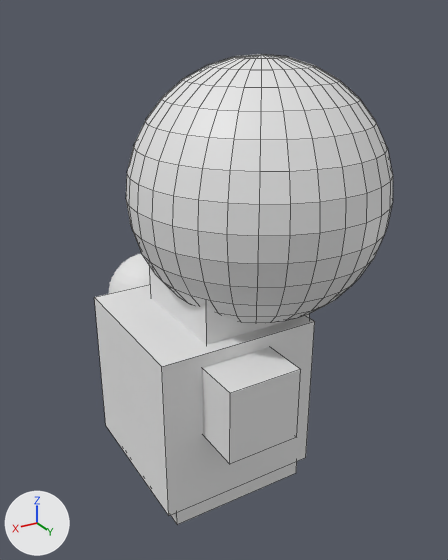
Renders of the Blender file Between The Lines/Assets/character.blend from each side of a commit.
Before and after are seen from a camera (50 mm lens) standing at (2.4, 4.39, 4.25) and looking at (-0.27, -0.06, 2.03). Lighting does not change. The marker at lower left points along +X, +Y and +Z. Mesh edges are drawn as thin lines on the coarser meshes.
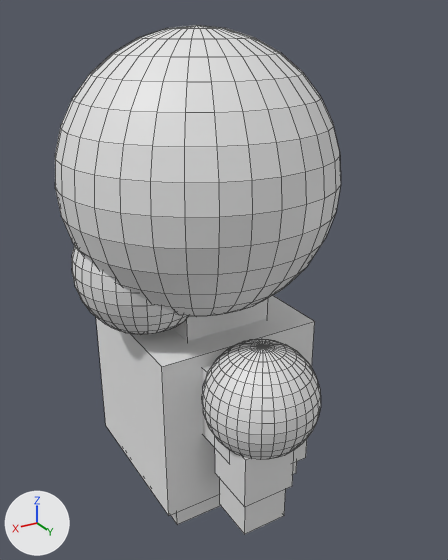
Changed parts and their boxes [x1, y1, x2, y2] in the pictures (448 x 560 px):
'Sphere', moved: before [126, 54, 393, 323]; after [55, 25, 341, 317]
'Sphere.003', added: after [202, 339, 321, 460]
'Sphere.002', added: after [72, 245, 190, 334]
'Cube.001', moved, rescaled: before [149, 266, 309, 345]; after [172, 299, 267, 341]
'Cube.007', added: after [215, 437, 294, 507]
'Cube.008', added: after [220, 479, 286, 534]
'Cube.003', unchanged, covered by the edit: before [202, 347, 301, 464]; after [202, 365, 215, 448]
'Sphere.001', unchanged, covered by the edit: before [109, 253, 150, 294]

Diff of the bpy script that builds the scene:
```diff
--- a/Between The Lines/Assets/character.blend.py
+++ b/Between The Lines/Assets/character.blend.py
@@ me_sphere_002 @@
+me_sphere_002.from_pydata(...)  # a UV sphere (32 segments, 16 rings, poles along z) spanning x -1.0..1.0, y -1.0..1.0, z -1.0..1.0
@@ me_sphere_003 @@
+me_sphere_003.from_pydata(...)  # a UV sphere (32 segments, 16 rings, poles along z) spanning x -1.0..1.0, y -1.0..1.0, z -1.0..1.0
@@ ob_sphere @@
 ob_sphere = bpy.data.objects.new('Sphere', me_sphere)
-ob_sphere.location = (-0.563, 0.03, 2.82)
+ob_sphere.location = (0.018, 0.03, 3.038)
 ob_sphere.scale = (1.13, 1.13, 1.13)
@@ ob_cube_001 @@
 ob_cube_001 = bpy.data.objects.new('Cube.001', me_cube_001)
-ob_cube_001.location = (-0.317, -0.068, 2.194)
+ob_cube_001.location = (-0.077, -0.068, 2.08)
 ob_cube_001.rotation_euler = (0.00914, -0.00406, 0.00496)  # degrees (0.5, -0.2, 0.3)
-ob_cube_001.scale = (-0.535, -0.535, -0.535)
+ob_cube_001.scale = (-0.403, -0.403, -0.403)
@@ ob_sphere_002 @@
+ob_sphere_002 = bpy.data.objects.new('Sphere.002', me_sphere_002)
+ob_sphere_002.location = (0.509, -0.047, 2.348)
+ob_sphere_002.scale = (0.581, 0.581, 0.581)
@@ ob_sphere_003 @@
+ob_sphere_003 = bpy.data.objects.new('Sphere.003', me_sphere_003)
+ob_sphere_003.location = (0.022, 0.995, 1.471)
+ob_sphere_003.scale = (0.466, 0.466, 0.466)
@@ ob_cube_007 @@
+ob_cube_007 = bpy.data.objects.new('Cube.007', me_cube_003.copy())  # the mesh of ob_cube_003
+ob_cube_007.location = (0.096, 1.021, 0.946)
+ob_cube_007.scale = (0.229, 0.229, 0.229)
@@ ob_cube_008 @@
+ob_cube_008 = bpy.data.objects.new('Cube.008', me_cube_003.copy())  # the mesh of ob_cube_003
+ob_cube_008.location = (0.103, 1.021, 0.591)
+ob_cube_008.scale = (0.196, 0.196, 0.196)
```
